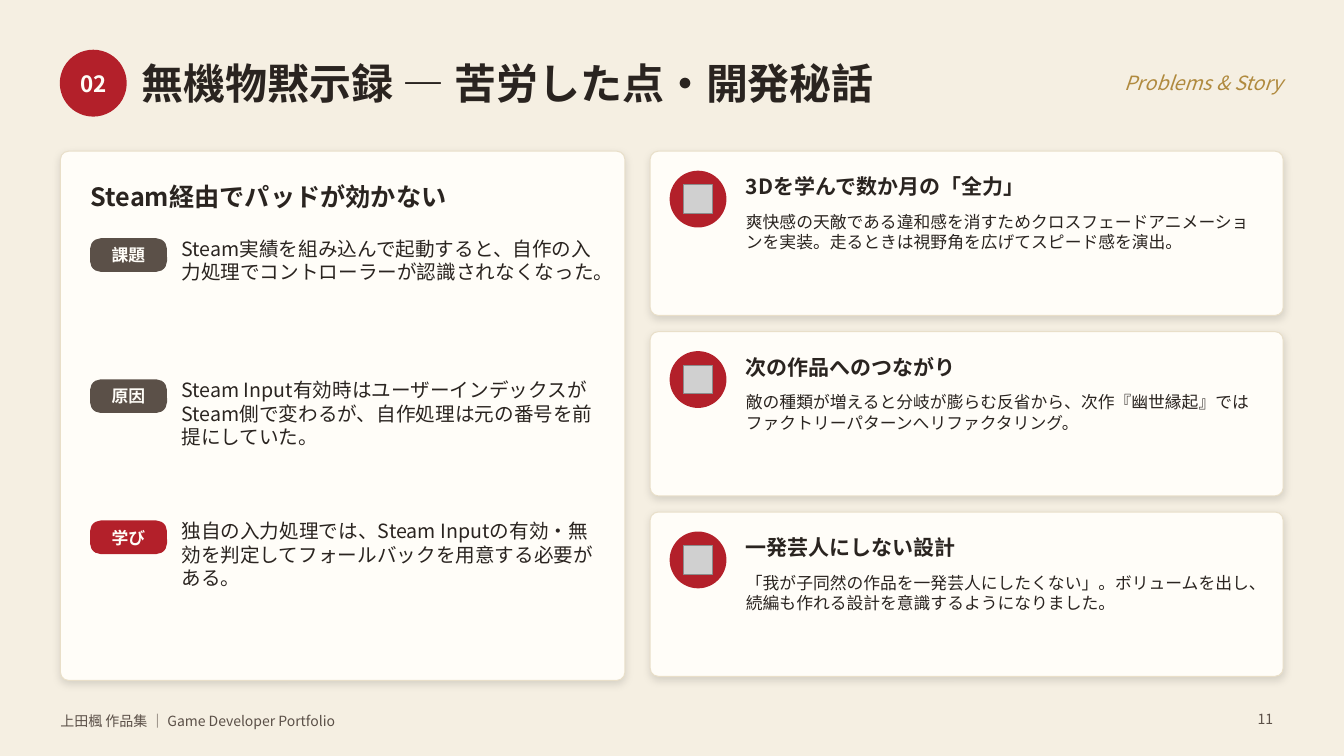
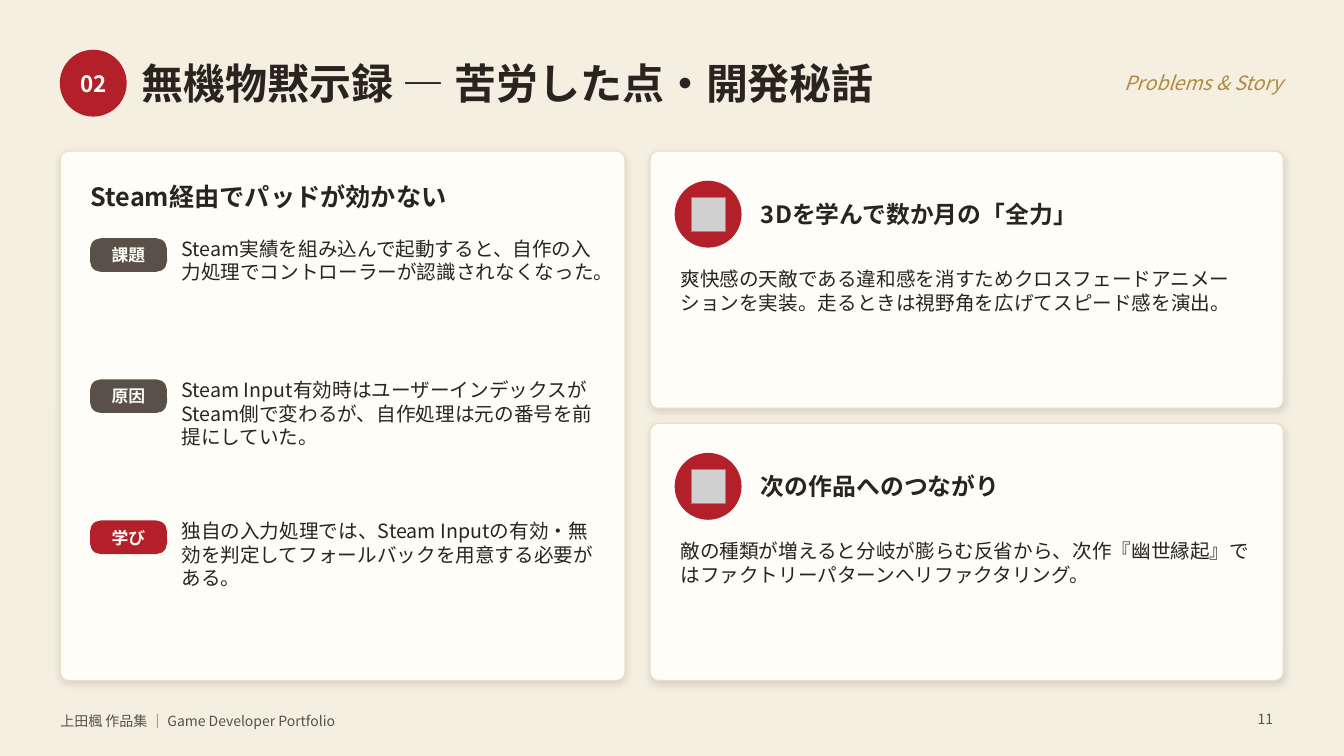
Before and after one commit to 1368077/_Portfolio, a slide deck: slide 11 of 上田楓_作品集.pptx. Drawn at 1344x756 pixels with LibreOffice and Linux fonts; fonts in the diff are those of the drawing; grey boxes stand for pictures. Boxes give left, top, right and bottom in pixels: in the first picture for what was removed or moved away, otherwise in the second. Text is boxed around its words. In the diff, an @@ line names an element or a change of style, - is before the commit and + after.

```diff
--- a/上田楓_作品集.pptx
+++ b/上田楓_作品集.pptx
@@ rounded rectangle: place and size @@
-rounded rectangle at <box>650,151,1284,316</box>
+rounded rectangle at <box>650,151,1284,408</box>
@@ rounded rectangle at <box>650,151,1284,408</box>: proportions changed @@
@@ ellipse: place and size @@
-ellipse at <box>670,171,726,227</box>
+ellipse at <box>676,181,741,247</box>
@@ picture: place and size @@
-picture at <box>684,185,713,214</box>
+picture at <box>692,198,726,232</box>
@@ text "3Dを学んで数か月の「全力」": place and size @@
-text "3Dを学んで数か月の「全力」" at <box>746,176,1024,196</box>
+text "3Dを学んで数か月の「全力」" at <box>761,202,1077,225</box>
@@ text "3Dを学んで数か月の「全力」" at <box>761,202,1077,225</box>: size 15 to 17 pt @@
@@ text "爽快感の天敵である違和感を消すためクロスフェードアニメーションを実装。走るときは視野角を広げてスピード感を演出。": place and size @@
-text "爽快感の天敵である違和感を消すためクロスフェードアニメーションを実装。走るときは視野角を広げてスピード感を演出。" at <box>746,214,1249,250</box>
+text "爽快感の天敵である違和感を消すためクロスフェードアニメーションを実装。走るときは視野角を広げてスピード感を演出。" at <box>680,269,1230,312</box>
@@ text "爽快感の天敵である違和感を消すためクロスフェードアニメーションを実装。走るときは視野角を広げてスピード感を演出。" at <box>680,269,1230,312</box>: size 12 to 14 pt @@
@@ rounded rectangle at <box>650,423,1284,681</box>: proportions changed @@
@@ rounded rectangle: place and size @@
-rounded rectangle at <box>650,332,1284,496</box>
+rounded rectangle at <box>650,423,1284,681</box>
@@ ellipse: place and size @@
-ellipse at <box>670,352,726,407</box>
+ellipse at <box>676,454,741,519</box>
@@ picture: place and size @@
-picture at <box>684,365,713,394</box>
+picture at <box>692,470,726,504</box>
@@ text "次の作品へのつながり" at <box>761,474,999,497</box>: size 15 to 17 pt @@
@@ text "次の作品へのつながり": place and size @@
-text "次の作品へのつながり" at <box>746,357,956,377</box>
+text "次の作品へのつながり" at <box>761,474,999,497</box>
@@ rounded rectangle removed at <box>650,512,1284,677</box> @@
@@ ellipse removed at <box>670,532,726,588</box> @@
@@ text "敵の種類が増えると分岐が膨らむ反省から、次作『幽世縁起』ではファクトリーパターンへリファクタリング。" at <box>680,541,1249,584</box>: size 12 to 14 pt @@
@@ text "敵の種類が増えると分岐が膨らむ反省から、次作『幽世縁起』ではファクトリーパターンへリファクタリング。": place and size @@
-text "敵の種類が増えると分岐が膨らむ反省から、次作『幽世縁起』ではファクトリーパターンへリファクタリング。" at <box>746,394,1249,430</box>
+text "敵の種類が増えると分岐が膨らむ反省から、次作『幽世縁起』ではファクトリーパターンへリファクタリング。" at <box>680,541,1249,584</box>
@@ text removed at <box>746,537,956,557</box> @@
-一発芸人にしない設計
@@ picture removed at <box>684,545,713,575</box> @@
@@ text removed at <box>746,575,1266,611</box> @@
-「我が子同然の作品を一発芸人にしたくない」。ボリュームを出し、続編も作れる設計を意識するようになりました。
```
Also in this commit, not shown: 3 other slides changed, 1 slide added, 1 slide removed, 1 other file.
